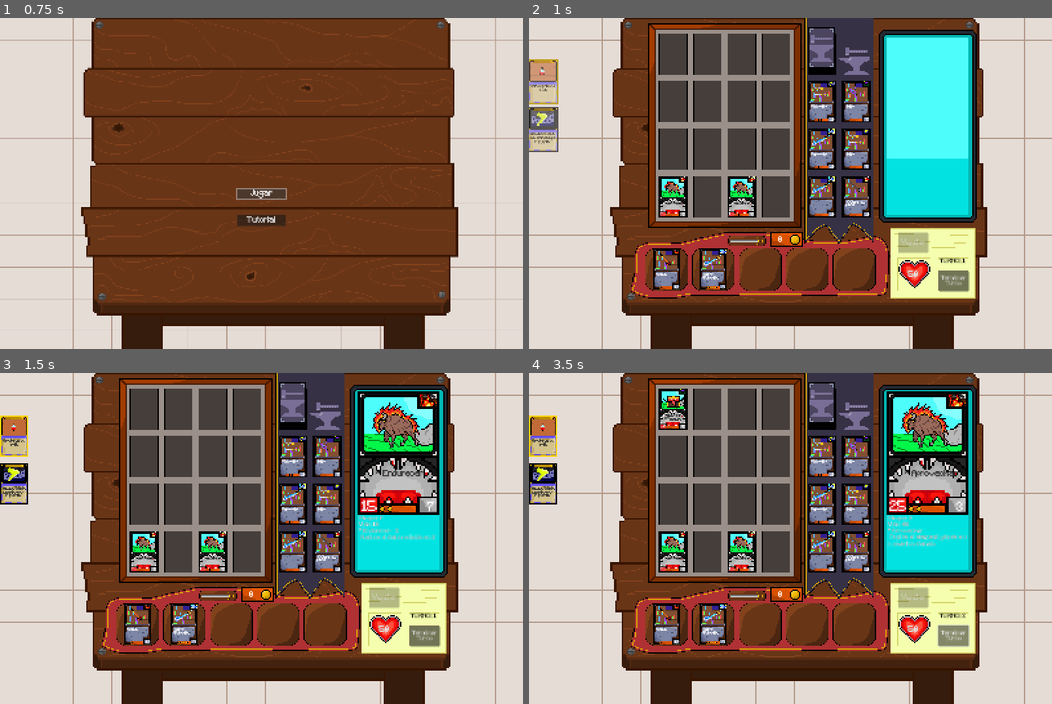
Above: before the commit, frames 1-4 (two rows, left to right).
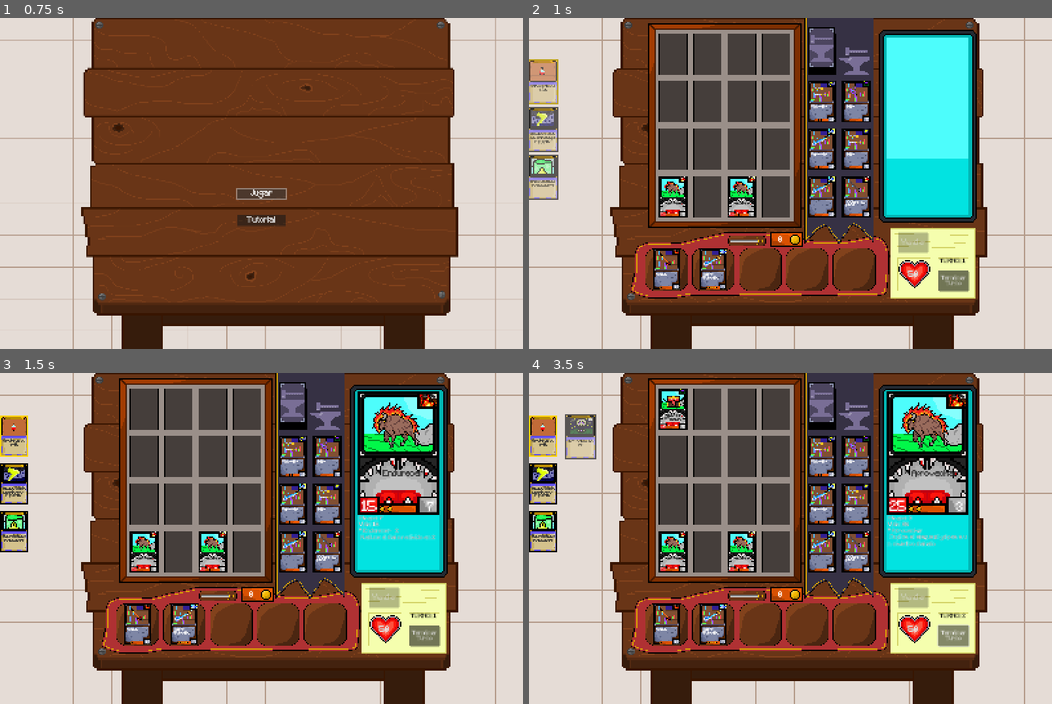
Above: after the commit, the same moments.

Repository: Lucas-Sanguinetti/jefe-desarrollo
Game: Godot game, scene res://Entidades/main.tscn
Two runs of this game, one before a commit and one after it. Both use one fixed random seed, a clock stepped at 60 frames per second and the inputs below.
Inputs (mouse positions are in pixels of both pictures, inside the frame that each line leads up to):
- Up to frame 1 (0.75 s): click "Jugar" at 0.5 s
- Up to frame 2 (1 s): no input
- Up to frame 3 (1.5 s): move the mouse to (214, 551) at 1.27 s; click (214, 551) at 1.42 s
- Up to frame 4 (3.5 s): tap Enter at 2 s; move the mouse to (675, 551) at 2.02 s; click (675, 551) at 2.17 s; click "Terminar Turno" at 2.75 s

Frame 1 is identical in both runs. In frame 2, 0.8% of the frame differs, in the area x 0-6%, y 41-55%; in frame 3, 0.7%; in frame 4, 1.5%, in the area x 0-13%, y 12-55%.
Error before the commit: Invalid call. Nonexistent function 'is_hand_full' in base 'Node2D (Hand)'. (res://Entidades/Game.gd:71)

Commit message:
Cambio en el nombre de una funcion

Diff:
--- a/Entidades/Game.gd
+++ b/Entidades/Game.gd
@@ -68,7 +68,7 @@
 				weapon_grid.invoke_random_piece(weapon)
 
 	# Robar hechizo
-	if not hand.is_hand_full():
+	if not hand.is_full():
 		var new_card = spell_deck.draw_turn_card()
 		if new_card:
 			hand.add_card(new_card)
